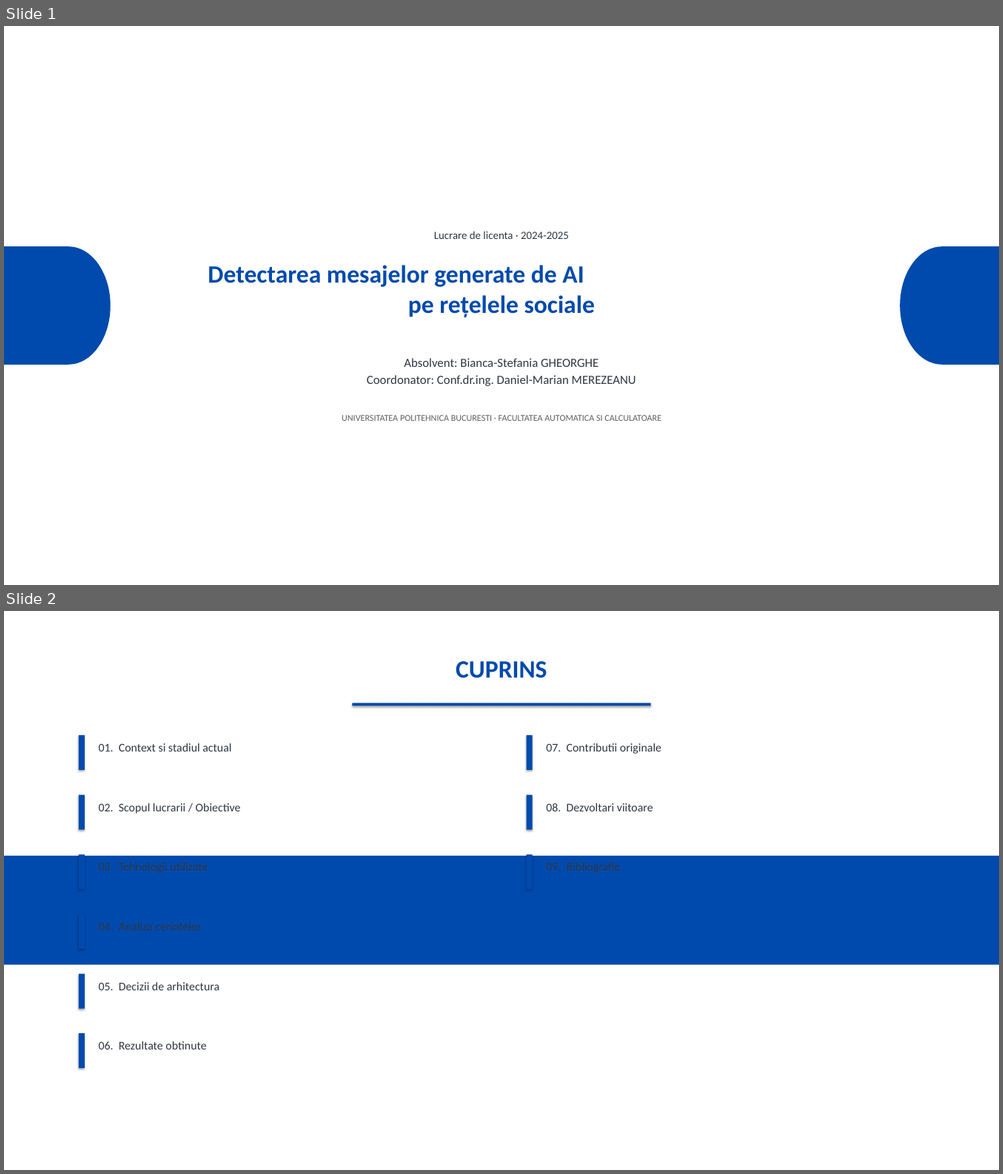
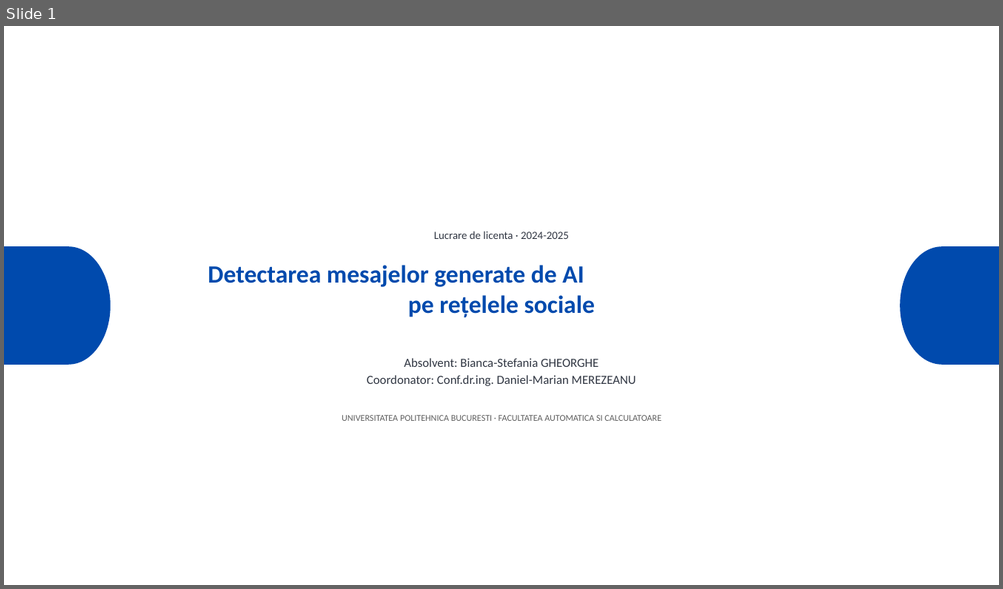
Before and after one commit to viobianca-stack/licenta, a slide deck: Prezentare_Licenta_Template.pptx. Shown one above the other, each under a label of ours: slides 1 and 2 before the commit, slide 1 after it. The pictures are 1003x1174 and 1003x589 pixels, drawn with LibreOffice and Linux fonts; fonts in the diff are those of the drawing. Boxes give left, top, right and bottom in pixels: in the first picture for what was removed or moved away, otherwise in the second. Text is boxed around its words. In the diff, an @@ line names an element or a change of style, - is before the commit and + after.

```diff
--- a/Prezentare_Licenta_Template.pptx
+++ b/Prezentare_Licenta_Template.pptx
@@ slide 2 removed at <box>4,611,999,1170</box>, background #FFFFFF @@
@@ text removed at <box>455,661,546,678</box> @@
-CUPRINS
@@ rectangle removed at <box>352,703,651,706</box> @@
@@ rectangle removed at <box>79,735,85,770</box> @@
@@ text removed at <box>99,743,231,752</box> @@
-01. Context si stadiul actual
@@ rectangle removed at <box>526,735,532,770</box> @@
@@ text removed at <box>546,743,661,754</box> @@
-07. Contributii originale
@@ rectangle removed at <box>79,795,85,830</box> @@
@@ text removed at <box>99,803,241,814</box> @@
-02. Scopul lucrarii / Obiective
@@ rectangle removed at <box>526,795,532,830</box> @@
@@ text removed at <box>546,803,653,812</box> @@
-08. Dezvoltari viitoare
@@ rectangle removed at <box>79,854,85,889</box> @@
@@ rectangle removed at <box>526,854,532,889</box> @@
@@ freeform shape removed at <box>4,856,999,965</box> @@
@@ rectangle removed at <box>79,914,85,949</box> @@
@@ rectangle removed at <box>79,974,85,1009</box> @@
@@ text removed at <box>99,982,219,991</box> @@
-05. Decizii de arhitectura
@@ rectangle removed at <box>79,1034,85,1068</box> @@
@@ text removed at <box>99,1042,206,1050</box> @@
-06. Rezultate obtinute
```
Also in this commit, not shown: 8 slides changed, 1 other slide removed, 1 other file.
